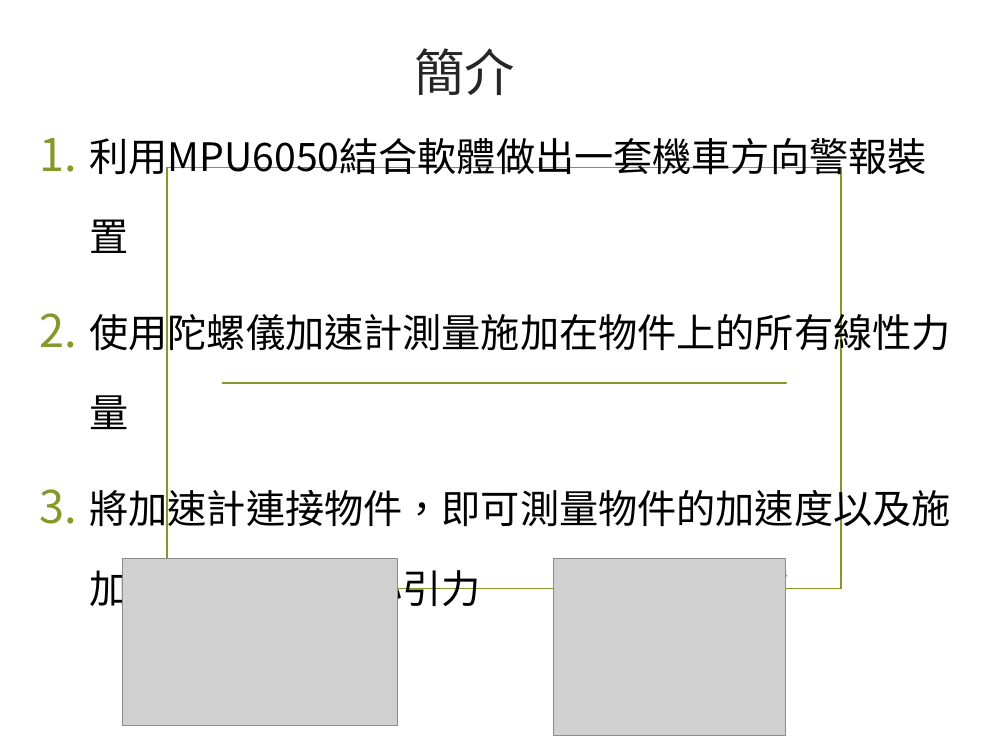
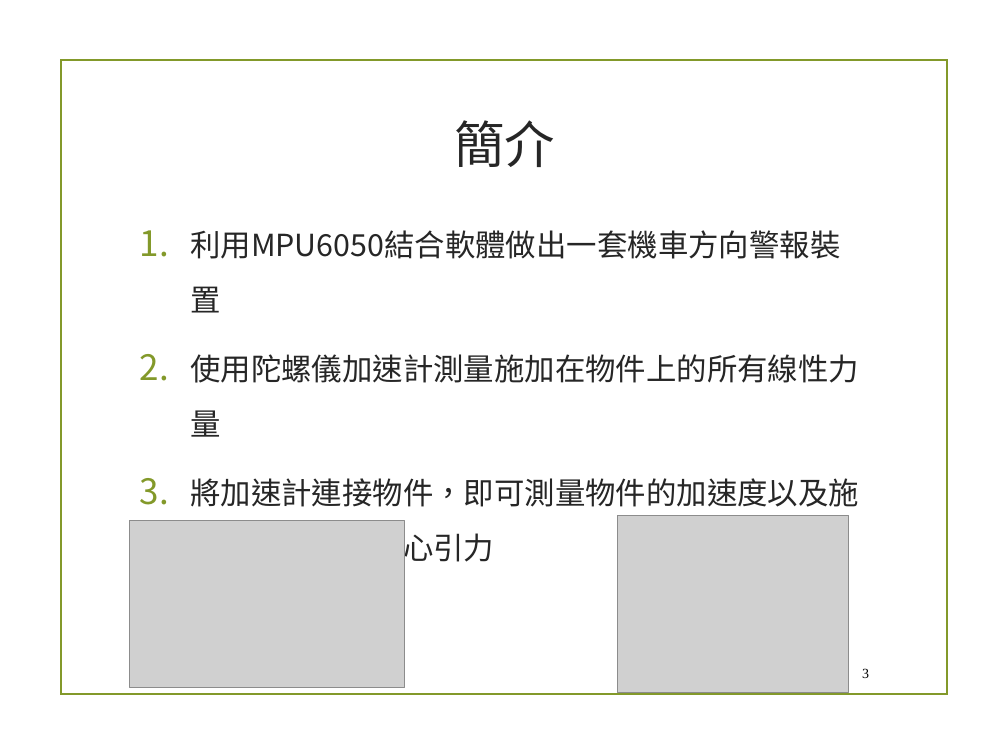
Before and after one commit to chandlerkuo/sharepee, a slide deck: slide 3 of 陀螺儀機車警示裝置.pptx. Drawn at 1008x756 pixels with LibreOffice and Linux fonts; fonts in the diff are those of the drawing; grey boxes stand for pictures; background and template pictures are left out. Boxes give left, top, right and bottom in pixels: in the first picture for what was removed or moved away, otherwise in the second. Text is boxed around its words. In the diff, an @@ line names an element or a change of style, - is before the commit and + after.

Commit message:
Update 陀螺儀機車警示裝置.pptx
对上次的ppt进行修改及重新排版

```diff
--- a/陀螺儀機車警示裝置.pptx
+++ b/陀螺儀機車警示裝置.pptx
@@ rectangle: place and size @@
-rectangle at (167,167,842,589)
+rectangle at (61,59,948,695)
@@ title "簡介": place and size @@
-title "簡介" at (414,48,515,95)
+title "簡介" at (454,120,555,167)
@@ title "簡介" at (454,120,555,167): vertical alignment bottom to middle @@
@@ text "利用MPU6050結合軟體做出一套機車方向警報裝置": place and size @@
-text "利用MPU6050結合軟體做出一套機車方向警報裝置" at (89,138,950,614)
+text "利用MPU6050結合軟體做出一套機車方向警報裝置" at (190,230,859,567)
@@ text "利用MPU6050結合軟體做出一套機車方向警報裝置" at (190,230,859,567): size 28 to 21.7 pt, text colour #000000 to #262626; line spacing 1.7 to 1.5; less space between paragraphs @@
@@ line removed from (223, 383) to (786, 383) @@
@@ picture: place and size @@
-picture at (123,558,398,726)
+picture at (130,520,405,687)
@@ picture: place and size @@
-picture at (553,558,785,736)
+picture at (617,515,849,692)
@@ page number rewrapped from (780,567,787,582) to (862,668,869,678) @@
```
Also in this commit, not shown: 9 other slides changed, 1 slide added, 2 slides removed.
